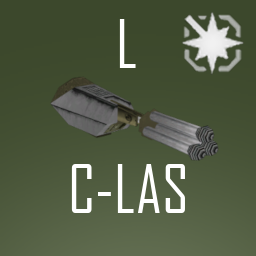
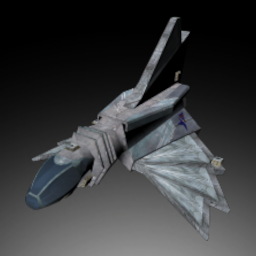
Layered file, before and after one edit (256x256). Changes by layer:
added layer "Guardian Model" above "Greyhound Model" over <box>25,16,231,241</box>
hid "C-LAS" over <box>71,164,185,213</box>
hid "Gear: Energy Icon Top Right" over <box>181,11,244,75</box>
hid "L Top Middle Text" over <box>119,19,136,68</box>
hid "Junker Cutting Laser" over <box>50,76,219,161</box>
hid "Background Energy" over <box>0,0,256,256</box>
